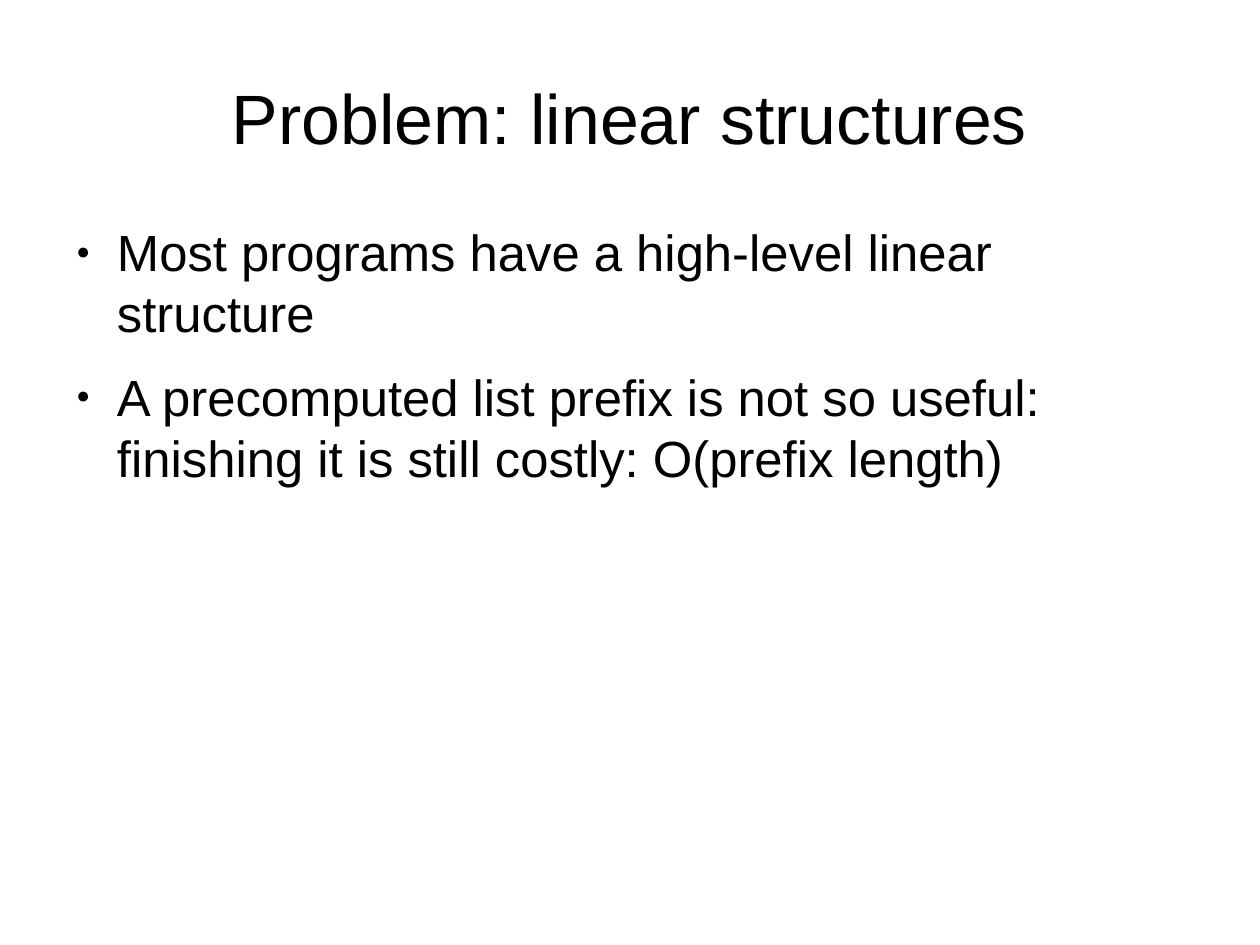
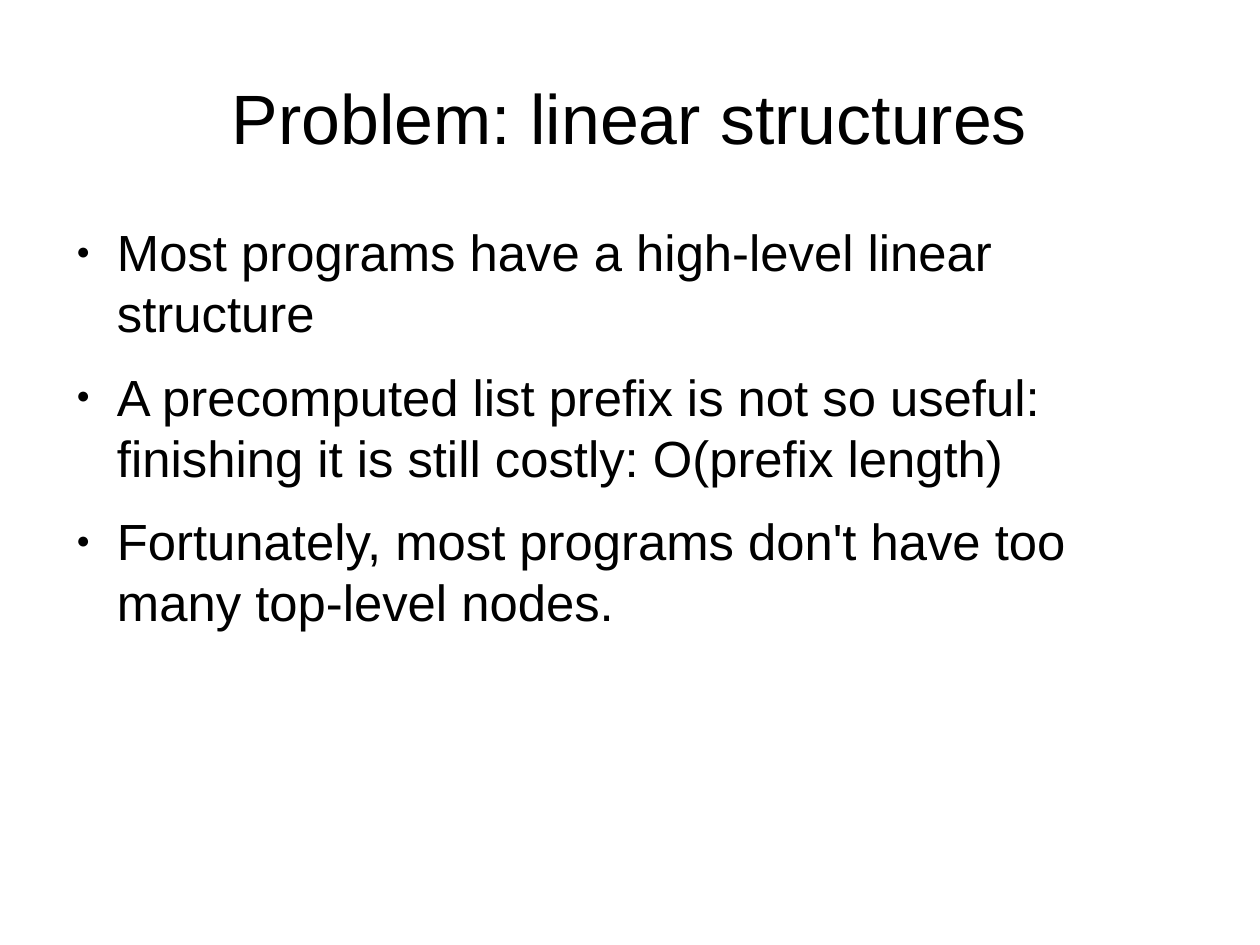
Before and after one commit to yi-editor/yi, a slide deck: slide 11 of doc/IncrementalParsing.odp (slide 10 before the commit). Drawn at 1260x945 pixels with LibreOffice and Linux fonts; fonts in the diff are those of the drawing. Boxes give left, top, right and bottom in pixels: in the first picture for what was removed or moved away, otherwise in the second. Text is boxed around its words. In the diff, an @@ line names an element or a change of style, - is before the commit and + after.

```diff
--- a/doc/IncrementalParsing.odp
+++ b/doc/IncrementalParsing.odp
@@ text at [117, 523, 1066, 632]: paragraph added @@
+● Fortunately, most programs don't have too many top-level nodes.
```
Also in this commit, not shown: 2 other slides changed, 1 slide added.
